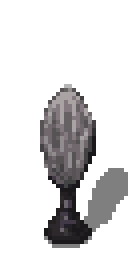
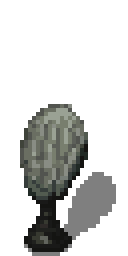
The second 128 x 256 image is a revision of the first. Changes to its layers:
added group "Layer Group copy" with 3 layers above "Layer Group" over [20, 104, 116, 256]
added layer "Pasted Layer #1" (vivid light, 70%) in group "Layer Group copy" over [20, 104, 88, 252]
added layer "resin pod stalk #1" in group "Layer Group copy" over [20, 104, 88, 252]
added layer "shadow #2" (50%) in group "Layer Group copy" over [24, 172, 116, 256]
hid group "Layer Group" (3 layers) over [40, 84, 128, 248]
